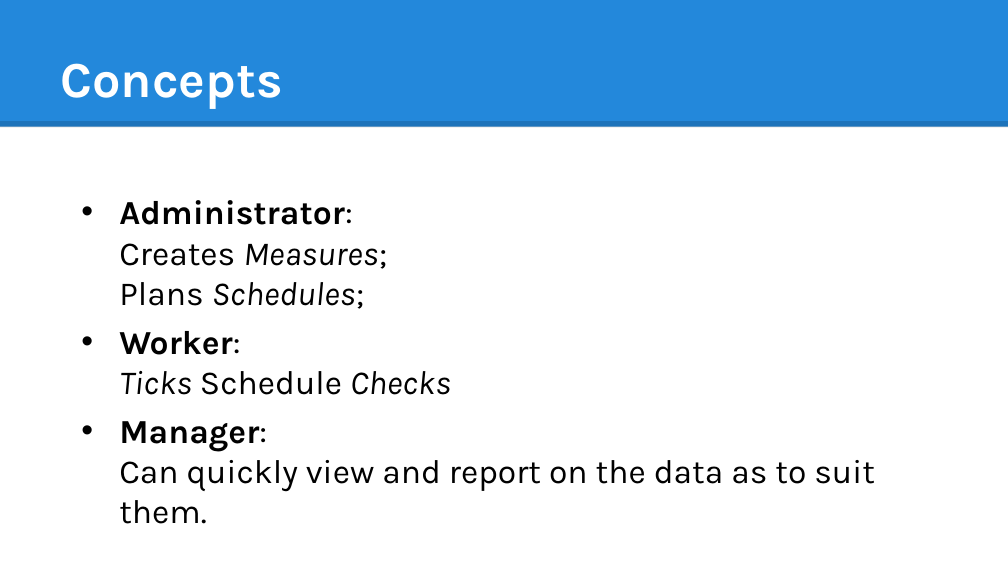
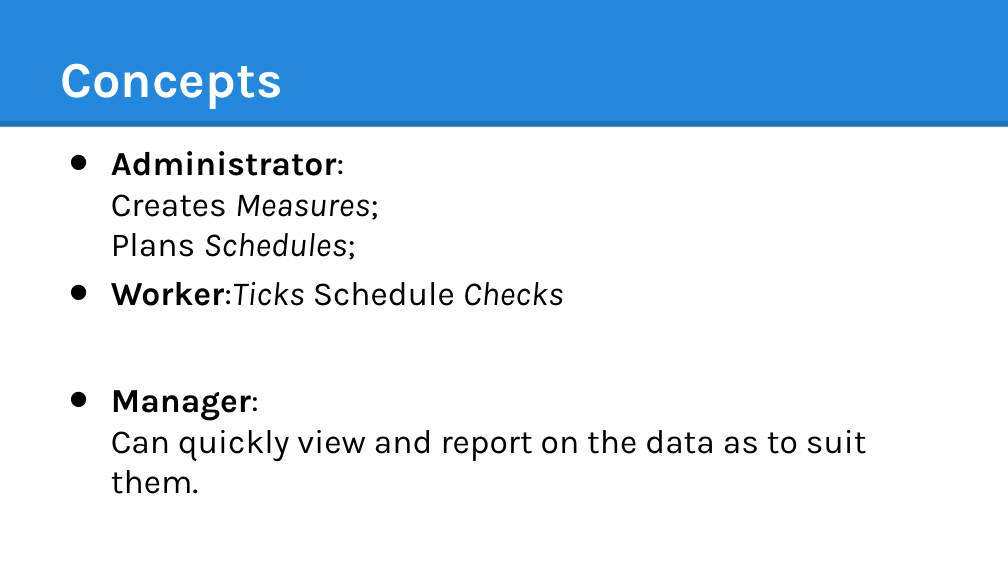
Before and after one commit to JamesTryand/Worksheet, a slide deck: slide 7 of docs/Worksheet Overview.pptx. Drawn at 1008x567 pixels with LibreOffice and Linux fonts; fonts in the diff are those of the drawing. Boxes give left, top, right and bottom in pixels: in the first picture for what was removed or moved away, otherwise in the second. Text is boxed around its words. In the diff, an @@ line names an element or a change of style, - is before the commit and + after.

```diff
--- a/docs/Worksheet Overview.pptx
+++ b/docs/Worksheet Overview.pptx
@@ text at [111,151,867,494]: indent changed @@
@@ text at [111,282,564,306]: text changed @@
-• Worker:
-  Ticks Schedule Checks
+• Worker:Ticks Schedule Checks
```
Also in this commit, not shown: 1 other slide changed.
